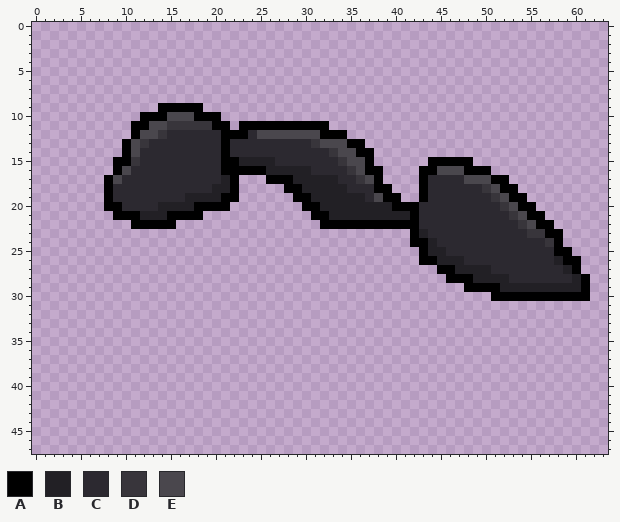
Edited in one commit: pixel-art file (Assets/Sprites/Ant-Queen-Angled.ase). Above, as it was before the edit.
64x48 pixels, 1 frame.
Visible layers, top first: "Body Light", "Body Dark", "Body Color", "Body".
Palette (. is transparent): A #000000  B #222025  C #2c2930  D #38353b  E #4a474d
Pixels before (only the part around the change), first column x 0:
 0 ................................................................
 1 ................................................................
 2 ................................................................
 3 ................................................................
 4 ................................................................
 5 ................................................................
 6 ................................................................
 7 ................................................................
 8 ................................................................
 9 ..............AAAAA.............................................
10 ............AAAEEEAAA...........................................
11 ...........AAEEDDDDDAA.AAAAAAAAAA...............................
12 ...........AEEDCCCCCCAAACEEEEEEEAAA.............................
13 ..........AEDCCCCCCCCACCCCCCCCCDEEEAA...........................
14 ..........AECCCCCCCCCACCCCCCCCCCCDEEAA..........................
15 .........AADCCCCCCCCCAABBBBCCCCCCCDEEA......AAAAA...............
16 .........AECCCCCCCCCCAAAAABBBBBCCCCDEAA....AAEEEAAA.............
17 ........AECCCCCCCCCCCBA...AAABBBBBCCDEA....ACCCCEEEAA...........
18 ........ACCCCCCCCCCCBBA.....AABBBBBCCCAA...ACCCCCCDEAA..........
19 ........ACCCCCCCCBBBBAA......AABBBBBBCEAA..ACCCCCCCDEAA.........
20 ........AACCCCBBBBAAAA........AABBBBBBBBAAACCCCCCCCCDEAA........
21 .........AAABBBAAAA............AABBBBBBBBBACCCCCCCCCCDEAA.......
22 ...........AAAAA................AAAAAAAAAAACCCCCCCCCCCDEAA......
23 ..........................................ABCCCCCCCCCCCDDAA.....
24 ..........................................AABCCCCCCCCCCCCDA.....
25 ...........................................ABBCCCCCCCCCCCCAA....
26 ...........................................AABBBCCCCCCCCCCBAA...
27 .............................................AABBBBCCCCCCCCBA...
28 ..............................................AAABBBBCCCCCCCBA..
29 ................................................AAAABBBBBBBBBA..
30 ...................................................AAAAAAAAAAA..
31 ................................................................
32 ................................................................
33 ................................................................
34 ................................................................
35 ................................................................
36 ................................................................
37 ................................................................
38 ................................................................
39 ................................................................
40 ................................................................
41 ................................................................
42 ................................................................
43 ................................................................
44 ................................................................
45 ................................................................
46 ................................................................
47 ................................................................
Once edited:
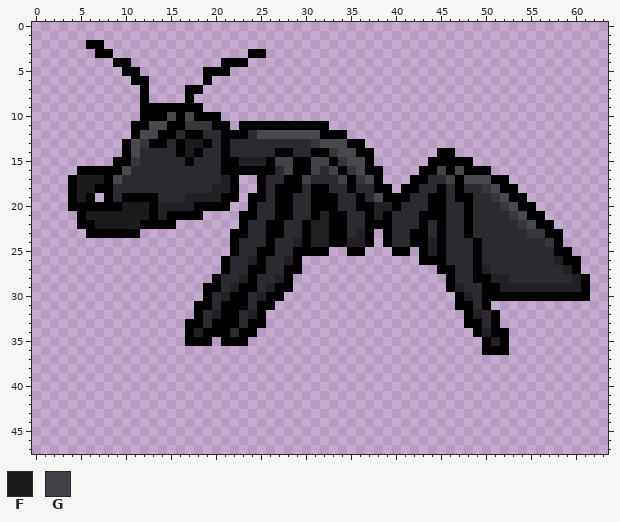
Colours new in this view: F #1b1a1d  G #444148
Edits made:
layer "Back Leg" now shown
layer "Front Leg" now shown
layer "Middle Leg" now shown
layer "Legs Color" added
layer "Legs Dark" added
layer "Legs Light" added
layer "Fangs" now shown
layer "Fangs Color" added
layer "Face" now shown
layer "Face Color" added
y 2: x 6..7 .. -> AA
y 3: x 7..8 .. -> AA; x 24..25 .. -> AA
y 4: x 9..10 .. -> AA; x 21..23 ... -> AAA
y 5: x 10..11 .. -> AA; x 19..21 ... -> AAA
y 6: x 11..12 .. -> AA; x 19 . -> A
y 7: x 12 . -> A; x 17..18 .. -> AA
y 8: x 12 . -> A; x 17 . -> A
y 9: x 12..13 .. -> AA
y 10: x 16 E -> A
y 11: x 15..16 DD -> AA
y 12: x 14..15 DC -> AA; x 17..18 CC -> AA
y 13: x 13..14 CC -> AA; x 16..19 CCCC -> AFFA
y 14: x 16..18 CCC -> AFA; x 27..28 CC -> AA; x 31..32 CC -> AA; x 45..46 .. -> AA
y 15: x 17 C -> A; x 26..33 BCCCCCCC -> AGGAAGGA
y 16: x 5..8 .... -> AAAA; x 26..31 BBBBBC -> ACGAAG; x 33..34 CC -> GA; x 45..46 EE -> GA
y 17: x 4..7 .... -> AFFF; x 25..27 .AA -> ACC; x 29..35 BBBBBCC -> AGCCCGA; x 42 . -> A; x 46..47 CC -> GA
y 18: x 4..7 .... -> AFFA; x 25..27 ... -> ACA; x 30..35 BBBBBC -> CAACCA; x 41..43 ..A -> AAC; x 45 C -> A; x 47 C -> A
y 19: x 4..6 ... -> AFA; x 10..13 CCCC -> AAAA; x 24..36 .....AABBBBBB -> AACAACCAAACCA; x 41..45 ..ACC -> ACCAA; x 47..48 CC -> AA
y 20: x 4..7 .... -> AAAA; x 10..13 CCCC -> FFFA; x 24..30 ......A -> ACCAACC; x 32..37 BBBBBB -> AACCAA; x 41..42 AA -> CC; x 44..45 CC -> AA; x 48 C -> A
y 21: x 5..13 ....AAABB -> AFFFFFFFA; x 23..30 ........ -> AACCAACC; x 32..37 ABBBBB -> BAACCA; x 39..45 BBBACCC -> ACCCAAA; x 48 C -> A
y 22: x 5..11 ......A -> AAFFFFF; x 23..32 .........A -> ACCAACCABB; x 35..36 AA -> CC; x 40..43 AAAC -> CCCA; x 45 C -> A; x 48 C -> A
y 23: x 6..11 ...... -> AAAAAA; x 22..37 ................ -> AACCAACCABBAACBA; x 39..41 ... -> ACC; x 43 B -> A; x 45 C -> A; x 48 C -> A
y 24: x 22..37 ................ -> ACCCACCBABBAABBA; x 39..41 ... -> ACC; x 45 C -> A; x 49 C -> A
y 25: x 22..32 ........... -> ACCAACCAAAA; x 35..36 .. -> AA; x 40..41 .. -> AA; x 45 B -> A; x 49 C -> A
y 26: x 21..29 ......... -> ACCBACCBA; x 45..47 BBB -> ACC; x 49 C -> A
y 27: x 21..29 ......... -> ACCAACCAA; x 47..49 BBB -> CCA
y 28: x 20..28 ......... -> ACCBACCBA; x 47..50 AABB -> CCAA
y 29: x 19..28 .......... -> AACBAACBAA; x 46..49 ..AA -> ABCC
y 30: x 19..27 ......... -> ACBAACBAA; x 47..50 .... -> ABCA
y 31: x 18..26 ......... -> AACAAACAA; x 47..50 .... -> AACA
y 32: x 18..25 ........ -> ACBAACBA; x 48..51 .... -> ABCA
y 33: x 17..25 ......... -> AACAAACAA; x 48..51 .... -> AACA
y 34: x 17..24 ........ -> ABAAACAA; x 49..52 .... -> ABAA
y 35: x 17..19 ... -> AAA; x 21..23 ... -> AAA; x 50..52 ... -> ABA
y 36: x 50..52 ... -> AAA
Boxes around the changes in both pictures, in picture pixels (x1, y1, x2, y2):
changed: (68, 40, 509, 355)
